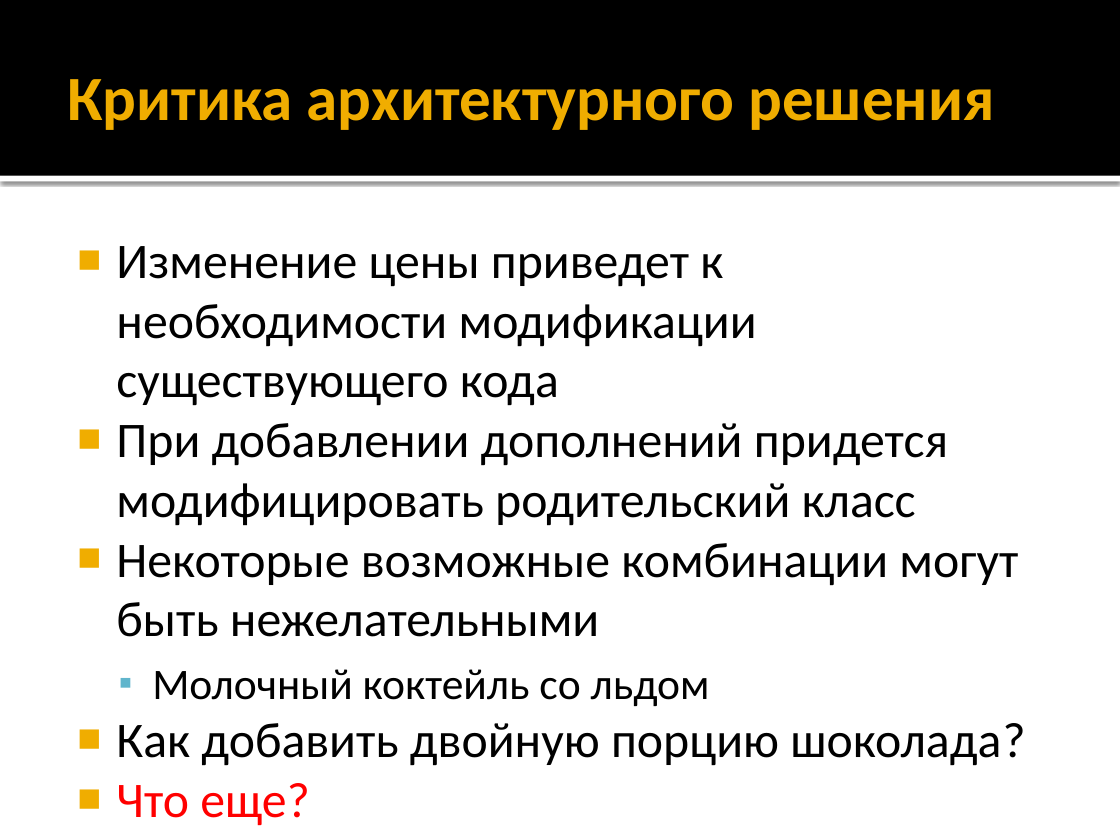
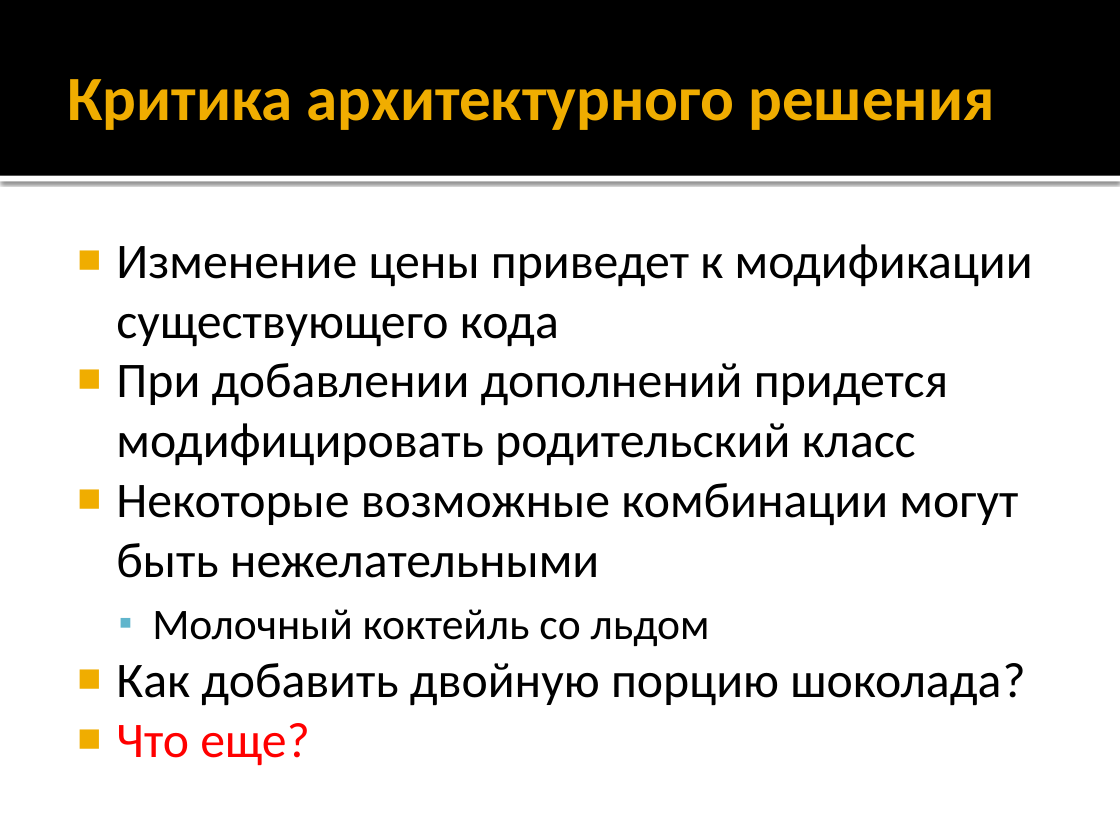
Before and after one commit to alexey-malov/ood, a slide deck: slide 12 of lectures/03.decorator/decorator.pptx. Drawn at 1120x840 pixels with LibreOffice and Linux fonts; fonts in the diff are those of the drawing. Boxes give left, top, right and bottom in pixels: in the first picture for what was removed or moved away, otherwise in the second. Text is boxed around its words. In the diff, an @@ line names an element or a change of style, - is before the commit and + after.

```diff
--- a/lectures/03.decorator/decorator.pptx
+++ b/lectures/03.decorator/decorator.pptx
@@ text at bbox=[116, 244, 1033, 347]: text changed @@
-■ Изменение цены приведет к необходимости модификации существующего кода
+■ Изменение цены приведет к модификации существующего кода
```
Also in this commit, not shown: 3 other slides changed, 4 slides added, 2 other files.
